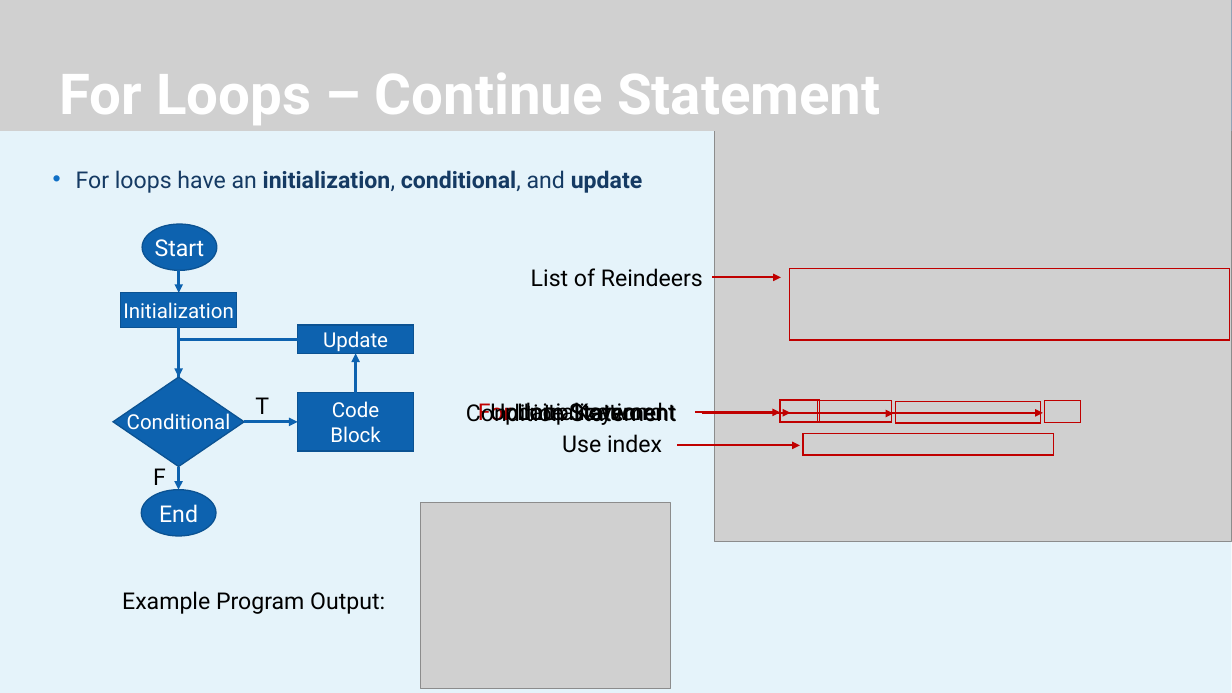
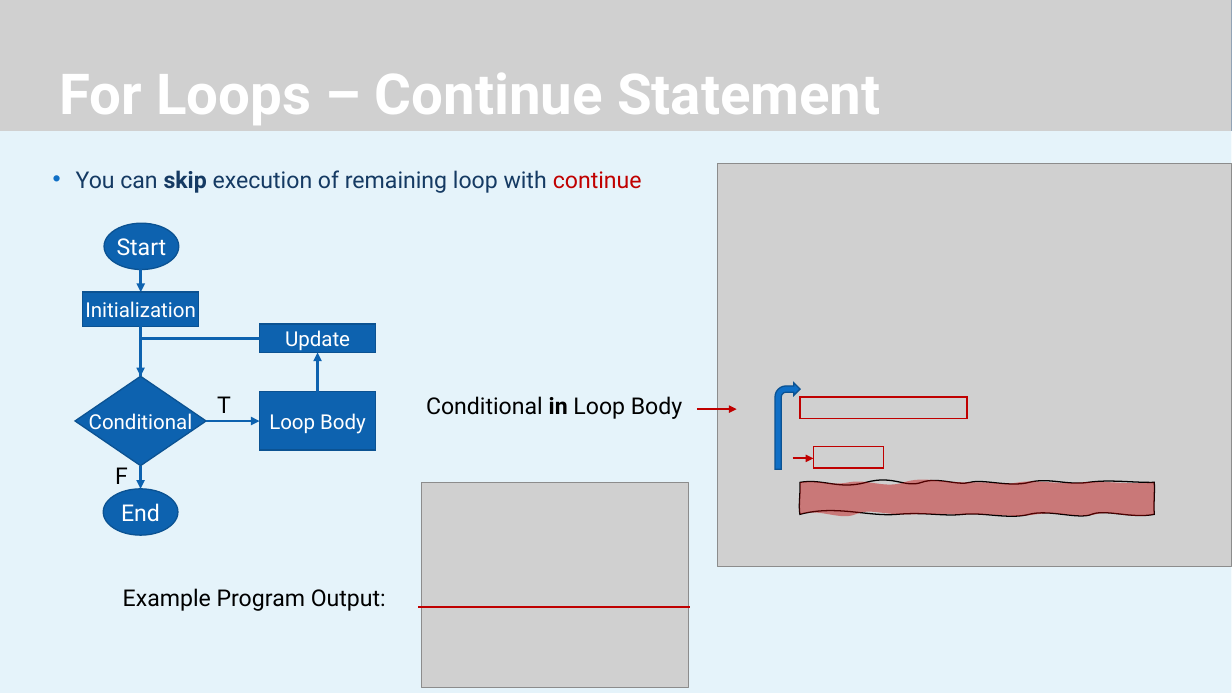
Before and after one commit to JeremyBYU/LoopIt, a slide deck: slide 9 of Lecture/LoopIt.pptx (slide 8 before the commit). Drawn at 1232x693 pixels with LibreOffice and Linux fonts; fonts in the diff are those of the drawing; grey boxes stand for pictures; background and template pictures are left out. Boxes give left, top, right and bottom in pixels: in the first picture for what was removed or moved away, otherwise in the second. Text is boxed around its words. In the diff, an @@ line names an element or a change of style, - is before the commit and + after.

```diff
--- a/Lecture/LoopIt.pptx
+++ b/Lecture/LoopIt.pptx
@@ text at [76,170,642,193]: text changed; bold off @@
-• For loops have an initialization, conditional, and update
+• You can skip execution of remaining loop with continue
@@ picture: place and size @@
-picture at [715,123,1232,543]
+picture at [717,164,1232,567]
@@ text removed at [531,268,703,287] @@
-List of Reindeers
@@ rectangle removed at [789,268,1229,340] @@
@@ arrow removed from (713, 277) to (781, 277) @@
@@ bent arrow added at [775,383,800,469], fill #0F6FC6, outline #0B5292 1 pt @@
@@ 5 elbow arrows, 3 rectangles, 2 texts, 1 ellipse, 1 diamond, 1 elbow line: place and size @@
-5 elbow arrows, 3 rectangles, 2 texts, 1 ellipse, 1 diamond, 1 elbow line at [113,224,413,490]
+5 elbow arrows, 3 rectangles, 2 texts, 1 ellipse, 1 diamond, 1 elbow line at [75,224,375,489]
@@ text in rectangle at [269,413,366,434]: text changed @@
-Code Block
+Loop Body
@@ text at [426,396,682,419]: text changed @@
-Use index
+Conditional in Loop Body
@@ text removed at [466,402,565,425] @@
-Condition Statement
@@ text removed at [478,399,662,425] @@
-For Loop Keyword
@@ text removed at [490,399,675,425] @@
-Update Statement
@@ text removed at [523,399,648,425] @@
-Initialization
@@ arrow removed from (695, 412) to (780, 412) @@
@@ arrow moved from (677, 445) - (800, 445) to (697, 409) - (737, 409) @@
@@ arrow removed from (705, 413) to (790, 413) @@
@@ rectangle removed at [780,400,820,422] @@
@@ rectangle: place and size @@
-rectangle at [803,433,1054,456]
+rectangle at [800,397,968,420]
@@ rectangle removed at [897,401,1042,423] @@
@@ rectangle removed at [1045,401,1081,423] @@
@@ rectangle: place and size @@
-rectangle at [818,400,892,422]
+rectangle at [813,446,884,469]
@@ arrow moved from (702, 414) - (894, 414) to (793, 458) - (813, 458) @@
@@ ellipse "End": place and size @@
-ellipse "End" at [141,490,216,536]
+ellipse "End" at [104,489,178,535]
@@ picture: place and size @@
-picture at [421,503,670,689]
+picture at [421,482,689,688]
@@ freeform shape added at [800,482,1155,515], fill #C00000 at 42% opacity, outline #000000 1 pt @@
@@ arrow moved from (704, 413) - (1043, 413) to (419, 607) - (690, 607) @@
@@ arrow (419, 607) - (690, 607): arrow to line @@
```
Also in this commit, not shown: 5 other slides changed, 5 slides added, 3 other files.
